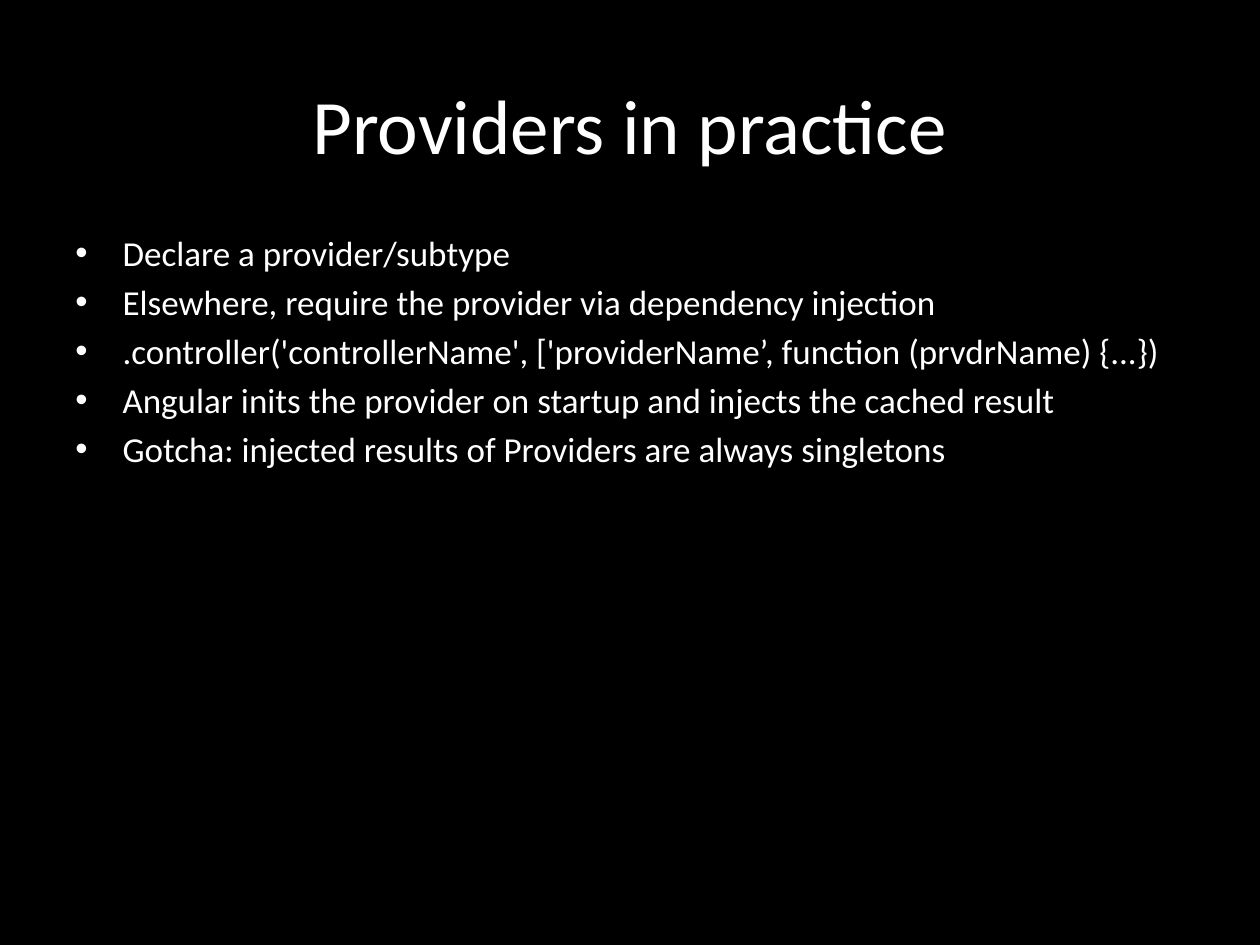
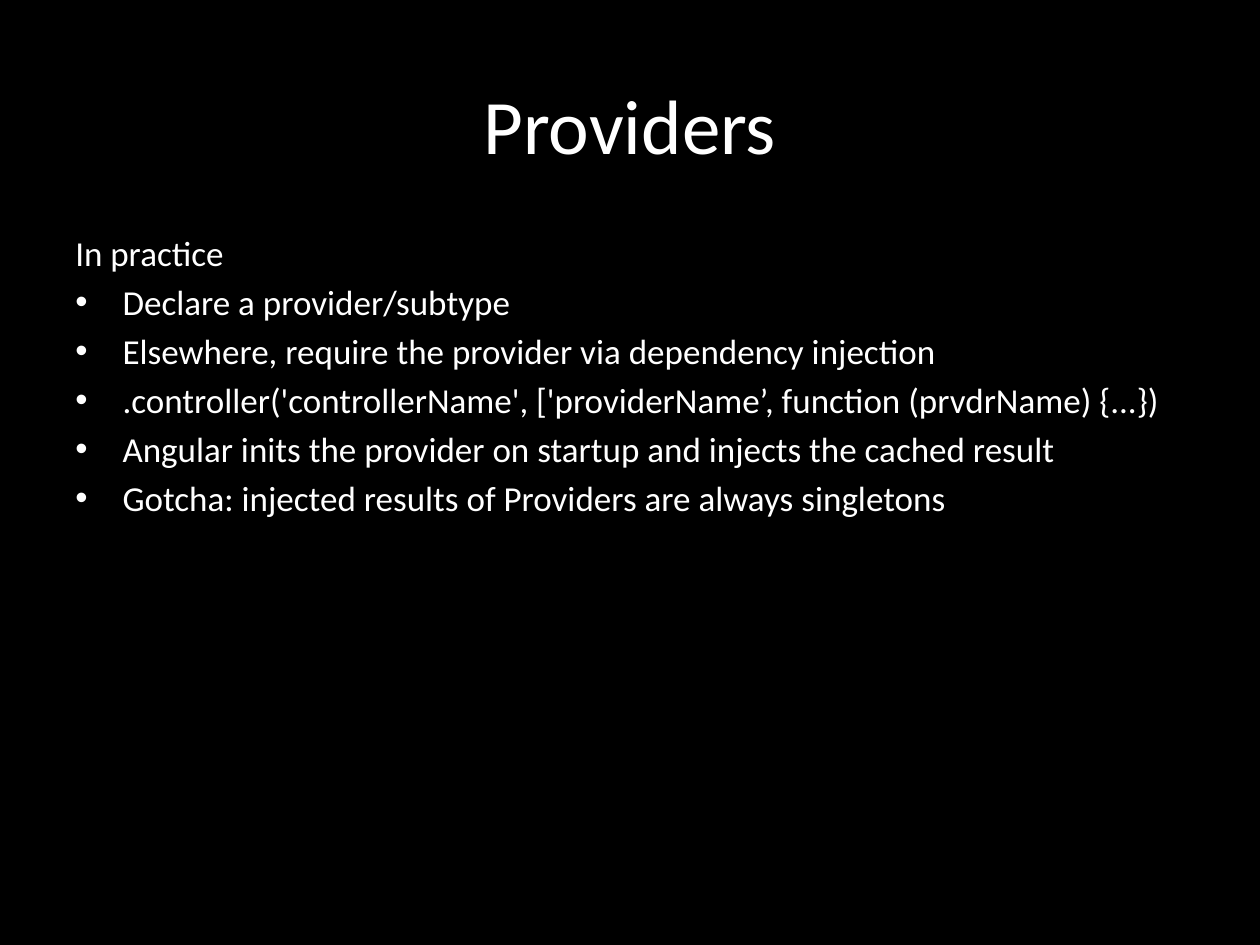
Before and after one commit to eliasjames/training-angular, a slide deck: slide 19 of slides/Angular Slides Day 2.pptx. Drawn at 1260x945 pixels with LibreOffice and Linux fonts; fonts in the diff are those of the drawing. Boxes give left, top, right and bottom in pixels: in the first picture for what was removed or moved away, otherwise in the second. Text is boxed around its words. In the diff, an @@ line names an element or a change of style, - is before the commit and + after.

```diff
--- a/slides/Angular Slides Day 2.pptx
+++ b/slides/Angular Slides Day 2.pptx
@@ title at box(484, 100, 776, 155): text changed @@
-Providers in practice
+Providers
@@ subtitle at box(75, 242, 223, 272): paragraph added @@
+In practice
```
Also in this commit, not shown: 6 other slides changed, 1 slide added, 13 slides removed, 1 other file.
